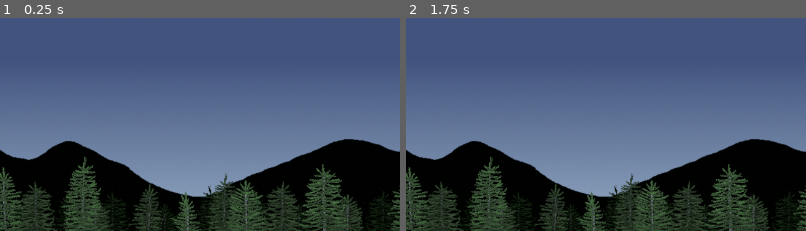
Above: before the commit, frames 1-2 (left to right).
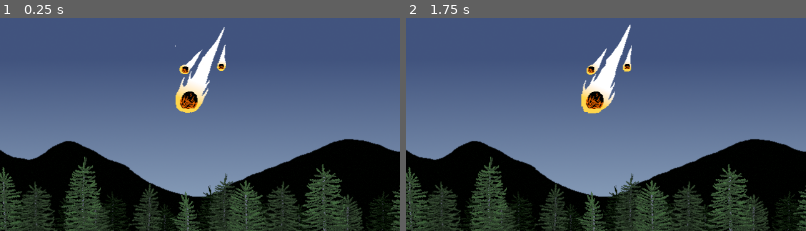
Above: after the commit, the same moments.

Repository: shelvacu/ideal-happiness
Game: Godot game, scene res://cutscenes/prologue.tscn
Same seed, same stepped clock (60 frames per second), same inputs: the game is played once before the commit and once after it.
Inputs (mouse positions are % of the whole screen's width and height, from its top left):
- Up to frame 1 (0.25 s): no input
- Up to frame 2 (1.75 s): move the mouse to (72, 42) at 0.52 s; click (72, 42) at 0.67 s; tap Enter at 1.25 s; move the mouse to (30, 52) at 1.27 s; click (30, 52) at 1.42 s
The pictures show only the part of the screen within x 25-75%, y 0-50%; the shares and areas given below are measured in that part.

The runs differ from the first frame. In frame 1, 2.0% of the frame differs, in the area x 43-57%, y 4-45%; in frame 2, 2.2%, in the area x 43-57%, y 2-46%.

Commit message:
Readd missing asteroid

Diff:
--- a/cutscenes/prologue.tscn
+++ b/cutscenes/prologue.tscn
@@ -1,12 +1,16 @@
-[gd_scene load_steps=3 format=2]
+[gd_scene load_steps=4 format=2]
 
 [ext_resource path="res://backgrounds/forest.png" type="Texture" id=1]
-[ext_resource path="res://Dialog.tscn" type="PackedScene" id=2]
+[ext_resource path="res://entities/asteroid.tscn" type="PackedScene" id=2]
+[ext_resource path="res://Dialog.tscn" type="PackedScene" id=3]
 
 [node name="Node2D" type="Node2D"]
 
-[node name="forest" type="Sprite" parent="."]
+[node name="Background" type="Sprite" parent="."]
 texture = ExtResource( 1 )
 centered = false
 
-[node name="Node2D" parent="." instance=ExtResource( 2 )]
+[node name="Asteroid" parent="." instance=ExtResource( 2 )]
+position = Vector2( 640, 120 )
+
+[node name="Node2D" parent="." instance=ExtResource( 3 )]
